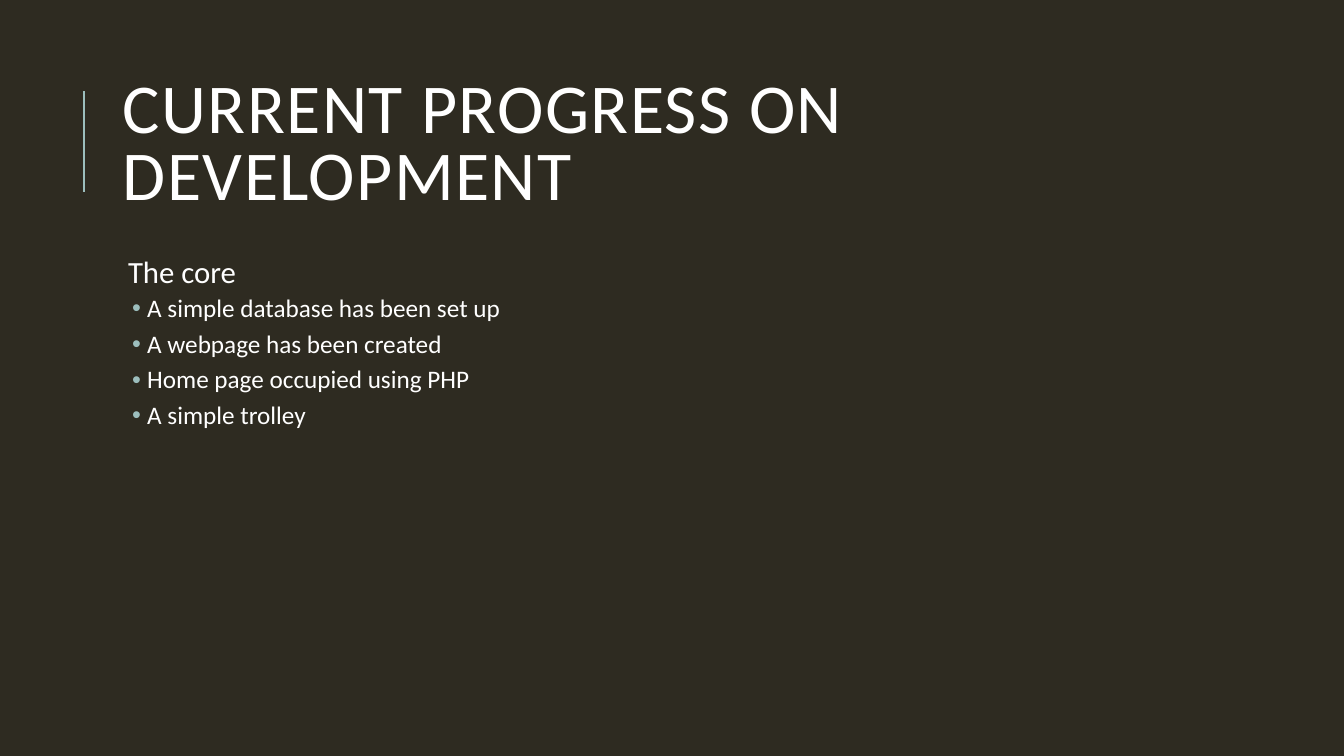
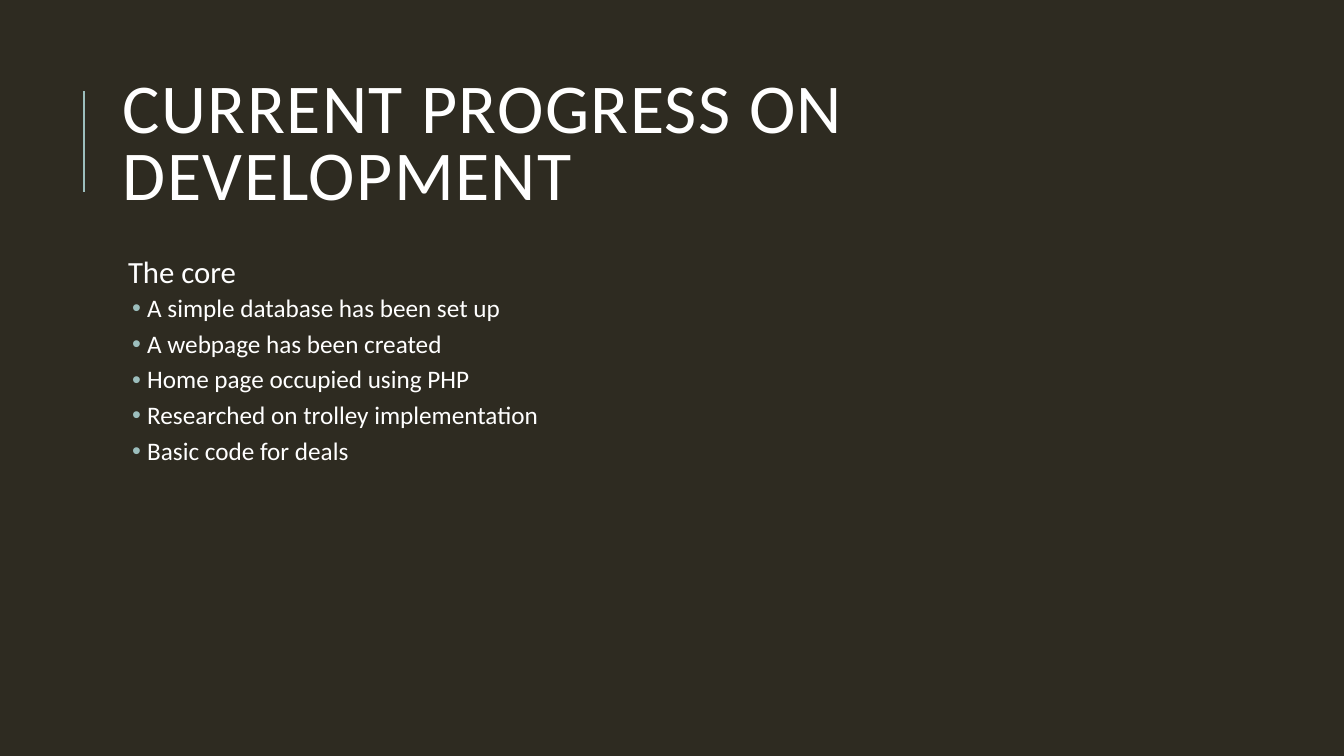
Before and after one commit to HamzaB93/UWL_Level5_Team_Project, a slide deck: slide 8 of Group_Docs/Team_Presentation_Group2.pptx. Drawn at 1344x756 pixels with LibreOffice and Linux fonts; fonts in the diff are those of the drawing. Boxes give left, top, right and bottom in pixels: in the first picture for what was removed or moved away, otherwise in the second. Text is boxed around its words. In the diff, an @@ line names an element or a change of style, - is before the commit and + after.

```diff
--- a/Group_Docs/Team_Presentation_Group2.pptx
+++ b/Group_Docs/Team_Presentation_Group2.pptx
@@ text at box(147, 406, 538, 460): text changed @@
-  • A simple trolley
+  • Researched on trolley implementation
+  • Basic code for deals
```
Also in this commit, not shown: 2 other slides changed.
